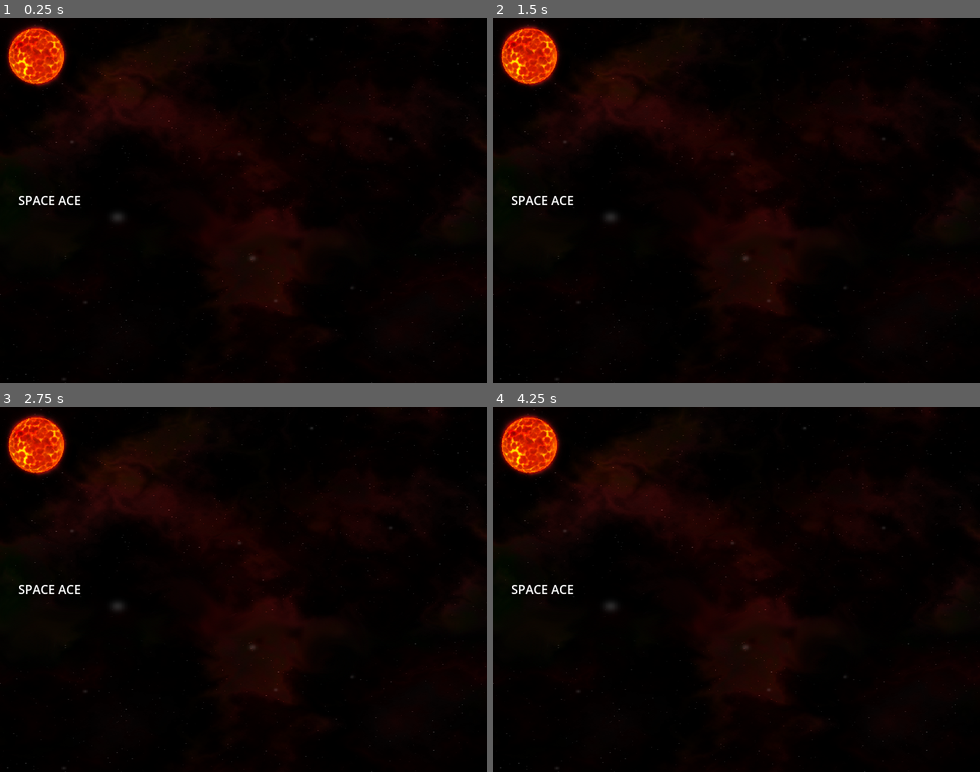
Above: before the commit, frames 1-4 (two rows, left to right).
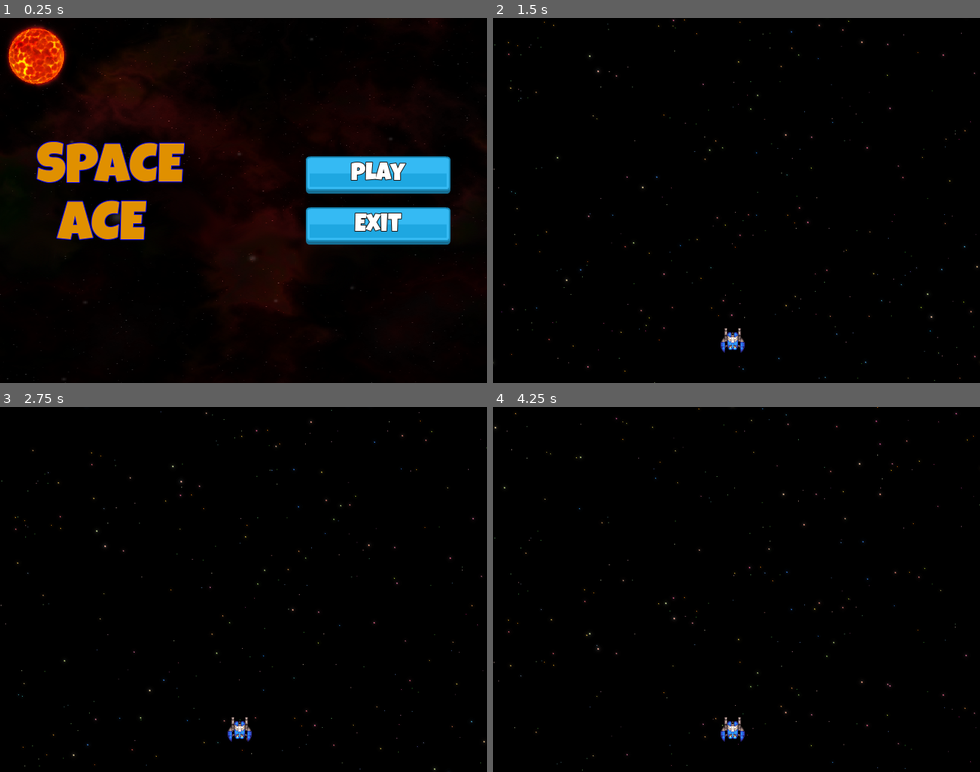
Above: after the commit, the same moments.

Repository: Babrakov/space-ace
Game: Godot game, scene res://Scenes/Main/Main.tscn
Two runs of this game, one before a commit and one after it. Both use one fixed random seed, a clock stepped at 60 frames per second and the inputs below.
Inputs (mouse positions are in pixels of both pictures, inside the frame that each line leads up to):
- Up to frame 1 (0.25 s): no input
- Up to frame 2 (1.5 s): click (872, 174) at 0.5 s, where only the run after the commit has a clickable "Play"
- Up to frame 3 (2.75 s): no input
- Up to frame 4 (4.25 s): no input

The runs differ from the first frame. In frame 1, 11% of the frame differs, in the area x 3-93%, y 33-63%; in frame 2, 12%; in frame 3, 12%; in frame 4, 12%, in the area x 0-100%, y 0-100%.

Commit message:
UI Buttons

Diff:
--- /dev/null
+++ b/Resources/lg_72_title.tres
@@ -0,0 +1,10 @@
+[gd_resource type="LabelSettings" load_steps=2 format=3 uid="uid://d3dl07hgyfnl6"]
+
+[ext_resource type="FontFile" uid="uid://b33msg5mojbvg" path="res://assets/fonts/LuckiestGuy-Regular.ttf" id="1_0saih"]
+
+[resource]
+font = ExtResource("1_0saih")
+font_size = 72
+font_color = Color(0.87678, 0.565061, 0, 1)
+outline_size = 4
+outline_color = Color(0, 0, 1, 1)
--- /dev/null
+++ b/Resources/lg_white_32.tres
@@ -0,0 +1,9 @@
+[gd_resource type="LabelSettings" load_steps=2 format=3 uid="uid://dqnip3hcmvman"]
+
+[ext_resource type="FontFile" uid="uid://b33msg5mojbvg" path="res://assets/fonts/LuckiestGuy-Regular.ttf" id="1_nlpp7"]
+
+[resource]
+font = ExtResource("1_nlpp7")
+font_size = 32
+outline_size = 4
+outline_color = Color(0.117647, 0.117647, 0.117647, 1)
--- /dev/null
+++ b/Scenes/Main/Main.gd
@@ -0,0 +1,7 @@
+extends Control
+
+func _on_play_button_pressed() -> void:
+	GameManager.load_level_scene()
+
+func _on_exit_button_pressed() -> void:
+	get_tree().quit()
--- a/Scenes/Main/Main.tscn
+++ b/Scenes/Main/Main.tscn
@@ -1,7 +1,10 @@
-[gd_scene load_steps=4 format=3 uid="uid://2ajn46ojd0r2"]
+[gd_scene load_steps=7 format=3 uid="uid://2ajn46ojd0r2"]
 
 [ext_resource type="Texture2D" uid="uid://b2opofve3y3we" path="res://assets/backgrounds/GalaxyUno.png" id="1_i3fi7"]
+[ext_resource type="Script" uid="uid://bens73mq6g3f1" path="res://Scenes/Main/Main.gd" id="1_o8wgc"]
 [ext_resource type="PackedScene" uid="uid://sqr4aejsdpl5" path="res://Scenes/Sun/Sun.tscn" id="2_o8wgc"]
+[ext_resource type="PackedScene" uid="uid://usrrs4xianwm" path="res://Scenes/UiButton/UiButton.tscn" id="3_o8wgc"]
+[ext_resource type="LabelSettings" uid="uid://d3dl07hgyfnl6" path="res://Resources/lg_72_title.tres" id="3_w20t6"]
 [ext_resource type="AudioStream" uid="uid://ch61rkn7lovsl" path="res://assets/sounds/loops/TitleScreen.mp3" id="4_aw1lf"]
 
 [node name="Main" type="Control"]
@@ -12,6 +15,7 @@
 anchor_bottom = 1.0
 grow_horizontal = 2
 grow_vertical = 2
+script = ExtResource("1_o8wgc")
 
 [node name="TextureRect" type="TextureRect" parent="."]
 layout_mode = 1
@@ -29,21 +33,31 @@
 anchor_bottom = 1.0
 grow_horizontal = 2
 grow_vertical = 2
-theme_override_constants/margin_left = 24
-theme_override_constants/margin_top = 24
-theme_override_constants/margin_right = 24
-theme_override_constants/margin_bottom = 24
+theme_override_constants/margin_left = 48
+theme_override_constants/margin_top = 48
+theme_override_constants/margin_right = 48
+theme_override_constants/margin_bottom = 48
 
 [node name="Label" type="Label" parent="MC"]
 layout_mode = 2
 size_flags_horizontal = 0
-text = "SPACE ACE"
+text = "SPACE
+  ACE"
+label_settings = ExtResource("3_w20t6")
 
 [node name="VB" type="VBoxContainer" parent="MC"]
 layout_mode = 2
 size_flags_horizontal = 8
 size_flags_vertical = 4
 theme_override_constants/separation = 18
+
+[node name="PlayButton" parent="MC/VB" instance=ExtResource("3_o8wgc")]
+layout_mode = 2
+button_text = "Play"
+
+[node name="ExitButton" parent="MC/VB" instance=ExtResource("3_o8wgc")]
+layout_mode = 2
+button_text = "Exit"
 
 [node name="Music" type="AudioStreamPlayer" parent="."]
 stream = ExtResource("4_aw1lf")
@@ -53,3 +67,6 @@
 [node name="Sun" parent="." instance=ExtResource("2_o8wgc")]
 position = Vector2(48, 50)
 scale = Vector2(0.3, 0.3)
+
+[connection signal="pressed" from="MC/VB/PlayButton" to="." method="_on_play_button_pressed"]
+[connection signal="pressed" from="MC/VB/ExitButton" to="." method="_on_exit_button_pressed"]
--- /dev/null
+++ b/Scenes/UiButton/UiButton.gd
@@ -0,0 +1,10 @@
+extends TextureButton
+
+class_name UiButton
+
+@export var button_text: String = "Set Me"
+
+@onready var label: Label = $Label
+
+func _ready() -> void:
+	label.text = button_text
--- /dev/null
+++ b/Scenes/UiButton/UiButton.tscn
@@ -0,0 +1,27 @@
+[gd_scene load_steps=6 format=3 uid="uid://usrrs4xianwm"]
+
+[ext_resource type="Texture2D" uid="uid://cr11dcg5odiqs" path="res://assets/ui/blue_button00.png" id="1_gqr4m"]
+[ext_resource type="Texture2D" uid="uid://ry1ie7yd0icd" path="res://assets/ui/green_button00.png" id="2_i3cps"]
+[ext_resource type="Texture2D" uid="uid://cx4bmbp6iscjj" path="res://assets/ui/yellow_button00.png" id="3_rxm42"]
+[ext_resource type="LabelSettings" uid="uid://dqnip3hcmvman" path="res://Resources/lg_white_32.tres" id="4_i3cps"]
+[ext_resource type="Script" uid="uid://utnx8jykea8c" path="res://Scenes/UiButton/UiButton.gd" id="4_rxm42"]
+
+[node name="UiButton" type="TextureButton"]
+offset_right = 40.0
+offset_bottom = 40.0
+texture_normal = ExtResource("1_gqr4m")
+texture_pressed = ExtResource("2_i3cps")
+texture_hover = ExtResource("3_rxm42")
+script = ExtResource("4_rxm42")
+
+[node name="Label" type="Label" parent="."]
+layout_mode = 1
+anchors_preset = 15
+anchor_right = 1.0
+anchor_bottom = 1.0
+grow_horizontal = 2
+grow_vertical = 2
+text = "Set Me"
+label_settings = ExtResource("4_i3cps")
+horizontal_alignment = 1
+vertical_alignment = 1
--- a/project.godot
+++ b/project.godot
@@ -37,27 +37,33 @@
 
 up={
 "deadzone": 0.2,
-"events": []
+"events": [Object(InputEventKey,"resource_local_to_scene":false,"resource_name":"","device":-1,"window_id":0,"alt_pressed":false,"shift_pressed":false,"ctrl_pressed":false,"meta_pressed":false,"pressed":false,"keycode":0,"physical_keycode":4194320,"key_label":0,"unicode":0,"location":0,"echo":false,"script":null)
+]
 }
 down={
 "deadzone": 0.2,
-"events": []
+"events": [Object(InputEventKey,"resource_local_to_scene":false,"resource_name":"","device":-1,"window_id":0,"alt_pressed":false,"shift_pressed":false,"ctrl_pressed":false,"meta_pressed":false,"pressed":false,"keycode":0,"physical_keycode":4194322,"key_label":0,"unicode":0,"location":0,"echo":false,"script":null)
+]
 }
 left={
 "deadzone": 0.2,
-"events": []
+"events": [Object(InputEventKey,"resource_local_to_scene":false,"resource_name":"","device":-1,"window_id":0,"alt_pressed":false,"shift_pressed":false,"ctrl_pressed":false,"meta_pressed":false,"pressed":false,"keycode":0,"physical_keycode":4194319,"key_label":0,"unicode":0,"location":0,"echo":false,"script":null)
+]
 }
 right={
 "deadzone": 0.2,
-"events": []
+"events": [Object(InputEventKey,"resource_local_to_scene":false,"resource_name":"","device":-1,"window_id":0,"alt_pressed":false,"shift_pressed":false,"ctrl_pressed":false,"meta_pressed":false,"pressed":false,"keycode":0,"physical_keycode":4194321,"key_label":0,"unicode":0,"location":0,"echo":false,"script":null)
+]
 }
 shoot={
 "deadzone": 0.2,
-"events": []
+"events": [Object(InputEventKey,"resource_local_to_scene":false,"resource_name":"","device":-1,"window_id":0,"alt_pressed":false,"shift_pressed":false,"ctrl_pressed":false,"meta_pressed":false,"pressed":false,"keycode":0,"physical_keycode":32,"key_label":0,"unicode":32,"location":0,"echo":false,"script":null)
+]
 }
 exit={
 "deadzone": 0.2,
-"events": []
+"events": [Object(InputEventKey,"resource_local_to_scene":false,"resource_name":"","device":-1,"window_id":0,"alt_pressed":false,"shift_pressed":false,"ctrl_pressed":false,"meta_pressed":false,"pressed":false,"keycode":0,"physical_keycode":4194305,"key_label":0,"unicode":0,"location":0,"echo":false,"script":null)
+]
 }
 
 [layer_names]
Not shown, added: Scenes/Main/Main.gd.uid
Not shown, added: Scenes/UiButton/UiButton.gd.uid
